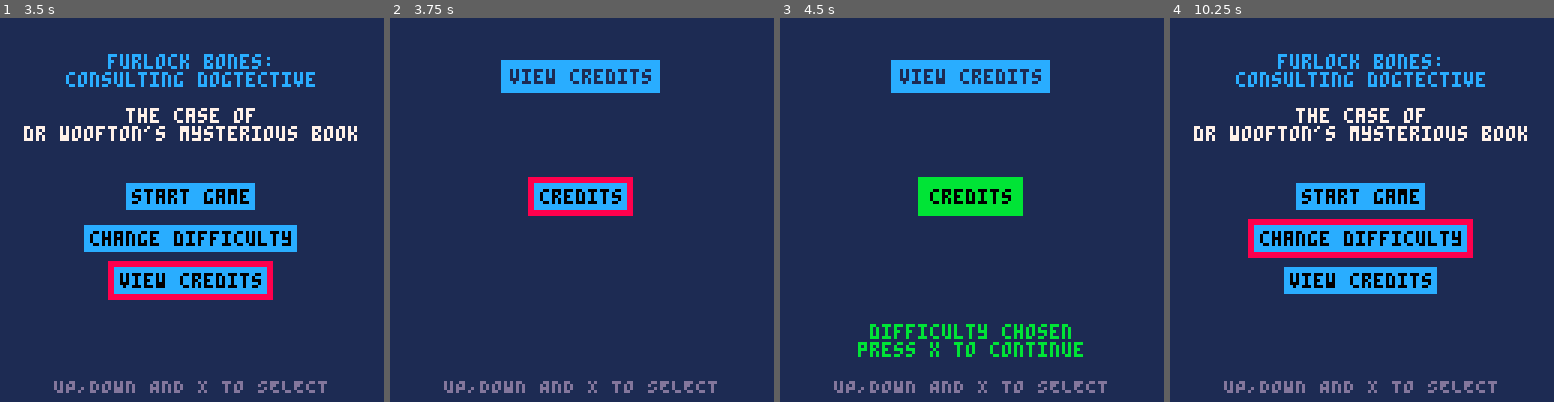
Above: before the commit, frames 1-4 (left to right).
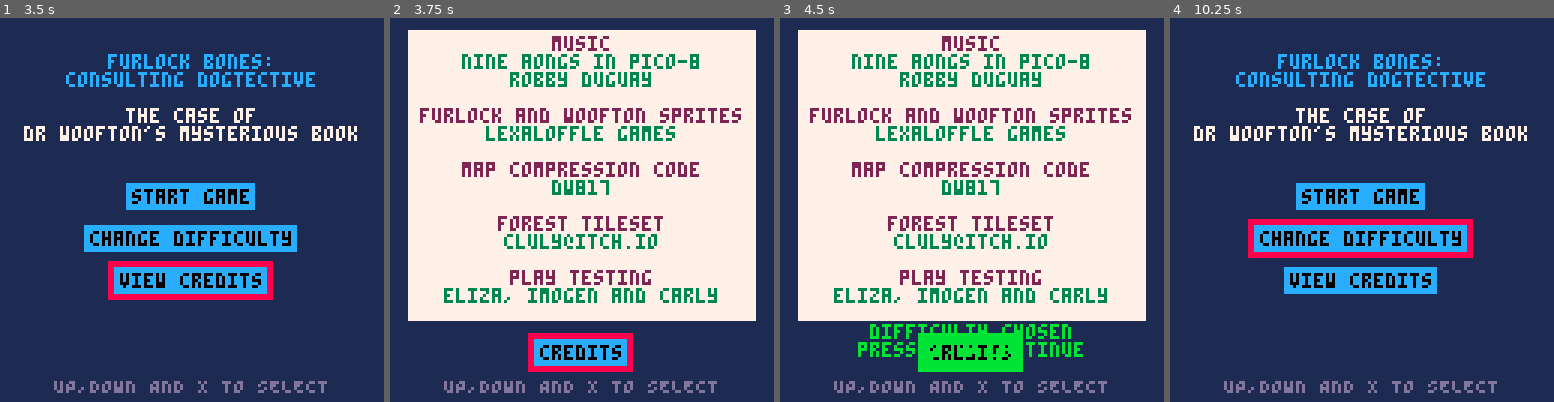
Above: after the commit, the same moments.

Repository: Mackeriah/FurlockBones-game
Game: PICO-8 cartridge furlock bones.p8
Same seed, same stepped clock (60 frames per second), same inputs: the game is played once before the commit and once after it.
Inputs:
- Up to frame 1 (3.5 s): tap O (Z key) at 0.33, 1.07, 2.22 s; tap Down at 0.7 s; tap X (X key) at 1.43, 2.07, 2.82 s; hold Up 1.97-2.63 s; hold Right 2.68-3.02 s; hold Down from 3.07 s (still down)
- Up to frame 2 (3.75 s): tap X (X key) at 3.57 s; tap O (Z key) at 3.72 s; release Down at 3.73 s
- Up to frame 3 (4.5 s): hold Left 3.78-4.12 s; hold Up from 4.17 s (still down); tap X (X key) at 4.32 s
- Up to frame 4 (10.25 s): release Up at 4.5 s; hold Left 4.55-5.05 s; tap X (X key) every 0.75 s from 5.07 to 9.57 s; hold Right 5.1-5.93 s; tap O (Z key) every 1.5 s from 5.22 to 9.72 s; hold Up 5.98-6.65 s; hold Right 6.7-7.03 s; hold Down 7.08-7.75 s; hold Left 7.8-8.13 s; hold Up 8.18-8.52 s; hold Left 8.57-9.07 s; hold Right 9.12-9.95 s; hold Up from 10 s (still down)

Frame 1 is identical in both runs. In frame 2, 71% of the frame differs, in the area x 4-96%, y 3-93%; in frame 3, 71%; in frame 4, nothing differs.

Commit message:
credits
seriously hacky though

Diff:
--- a/furlock bones.p8
+++ b/furlock bones.p8
@@ -47,6 +47,7 @@
 	pages = {}
 	leafCount = 0
 	pageCount = 0
+	credits = false
 end
 
 function _update60()
@@ -82,6 +83,7 @@
 	-- player.x-20,player.y-20,8
 	--print("wrong: "..wordgame.wrongGuesses,20,10,8)
 	--print("max: "..wordgame.maximumGuesses)
+	--print(credits)
 end
 
 function draw_game()
@@ -153,6 +155,28 @@
 		objective.newObjective = false
 		animateObjective = false
 	end
+end
+
+function draw_credits()
+	rectfill(6, 4, 121, 100, 7) -- background colour
+	print_centered("music", 6,2)
+	print_centered("nine aongs in pico-8", 12,3)
+	print_centered("robby duguay",18 ,3)
+	print_centered("furlock and woofton sprites", 30,2)
+	print_centered("lexaloffle games",36,3)
+	print_centered("map compression code", 48,2)
+	print_centered("dw817",54,3)
+	print_centered("forest tileset", 66,2)
+	print_centered("cluly@itch.io",72,3)
+	print_centered("play testing", 84,2)
+	print_centered("eliza, imogen and carly", 90,3)
+	--print_centered("cluly@itch.io",96,3)
+	-- scrolling text
+	-- if vloc <= 25 then
+	-- 	vloc = 110
+	-- elseif vloc <=vloc then
+	-- 	vloc -= 0.25
+	-- end
 end
 
 
@@ -464,6 +488,7 @@
 function wordgame_draw_questions()
 
 	if wordgame.state == "menu" then
+		credits = false
 		rectfill(0, 0, 127, 127, 1) -- background colour
 		print_centered("furlock bones:", 12, 12)
 		print_centered("consulting dogtective", 18, 12)
@@ -486,22 +511,25 @@
 	end
 
 	if (btnp(❎)) then
-			if wordgame.state == "menu" then
-				if wordgame.selectedQuestion == 1 then
-					activeGame = true
-					wordgame.displayed = false
-				else
-					wordgame.state = "menuItems"
-				end
-			elseif wordgame.state == "questionList" then
-				wordgame.state = "chosenQuestion"
-			end
-			--[[ this updates the answered array using whatever the chosen question number
-				was and sets it as true, so that when all questions are true we know
-				the player has completed the wordgame ]]
-			if wordgame.state == "questionList" or wordgame.state == "chosenQuestion" then
-				wordgame.answered[wordgame.selectedQuestion] = true
-			end
+		if wordgame.state == "menu" then
+			if wordgame.selectedQuestion == 1 then
+				activeGame = true
+				wordgame.displayed = false
+			elseif wordgame.selectedQuestion == 3 then
+				credits = true
+				wordgame.state = "menuItems"
+			else
+				wordgame.state = "menuItems"
+			end
+		elseif wordgame.state == "questionList" then
+			wordgame.state = "chosenQuestion"
+		end
+		--[[ this updates the answered array using whatever the chosen question number
+			was and sets it as true, so that when all questions are true we know
+			the player has completed the wordgame ]]
+		if wordgame.state == "questionList" or wordgame.state == "chosenQuestion" then
+			wordgame.answered[wordgame.selectedQuestion] = true
+		end
 	end
 
 	-- determine longest question
@@ -557,6 +585,7 @@
 		else wordgame.selectedQuestion -= 1 end
 	end
 
+	-- check if all questions are answered correctly
 	if wordgame.answered[1] == true
 		and wordgame.answered[2] == true
 		and wordgame.answered[3] == true
@@ -621,12 +650,14 @@
 		end
 	end
 
-
  -- ** QUESTION LOGIC**
  	cls()
 	-- if using menu
 	if wordgame.state == "menuItems" then
 		rectfill(0, 0, 127, 127, 1) -- background colour
+		if credits == true then
+			draw_credits()
+		end
 	-- if using wordgame
 	elseif wordgame.state == "chosenQuestion" then
 		rectfill(0, 0, 127, 127, 7) -- draw background screen colour
@@ -653,14 +684,21 @@
 	local textbox_height = textbox_y + 6
 
 	-- draw outer border text box
-	rectfill(textbox_x-2, textbox_y-2, textbox_width+2, textbox_height+2, 12)
+	if credits == true then
+		-- rectfill(textbox_x+8, textbox_y-12, textbox_width-8, textbox_height-6, 12)
+	else
+		rectfill(textbox_x-2, textbox_y-2, textbox_width+2, textbox_height+2, 12)
+	end
 
 	-- write question at top of screen
 	local txt = wordgame.allQuestions[wordgame.selectedQuestion]
 	local tx = camera_x + 64 - #txt * 2 -- centre text based on length of string txt
 	local ty = textbox_y -5+(1*6) -- padding for top of box but because for loop starts at 1 we need to subtract 5
-	print(txt, tx, ty, 1)
-
+	if credits == true then
+		--print_centered("credits", ty-9,7)
+	else
+		print(txt, tx, ty, 1)
+	end
  -- ** ANSWER LOGIC **
 	-- #wordgame.answers this is how many answers there are and thus how many boxes we need
 	-- determine longest line of text
@@ -676,7 +714,11 @@
 
 	-- vertical text box location
 	if wordgame.state == "menuItems" then
-		textbox_yy = camera_y + 48 -- first chosen menu option
+		if credits == true then
+			textbox_yy = camera_y + 100 -- first chosen menu option
+		else
+			textbox_yy = camera_y + 48
+		end
 	else
 		textbox_yy = camera_y + 22 -- first question starts here
 	end
@@ -694,22 +736,21 @@
 		--rectfill(tx-4,ty-4,tx+#txt*4+2,ty+6+2,8) -- this draws the border (to select answer)
 		rectfill(tx-2,ty-2,tx+#txt*4,ty+6,12) -- this draws the box
 	end
-
-		if wordgame.selectedAnswer == i then
-			if wordgame.correct == "true" then
-				rectfill(tx-4,ty-4,tx+#txt*4+2,ty+6+2,11) -- colour green to indicate correct
-				rectfill(tx-2,ty-2,tx+#txt*4,ty+6,11) -- this draws the box
-			else
-				if wordgame.state == "menuItems" then
-					rectfill(tx-4,ty-4,tx+#txt*4+2,ty+6+2,8) -- this draws the border (to select answer)
-					rectfill(tx-2,ty-2,tx+#txt*4,ty+6,12) -- this draws the box
-				elseif wordgame.state == "chosenQuestion" then
-					rectfill(tx-4,ty-4,tx+#txt*4+2,ty+6+2,8) -- this draws the border (to select answer)
-					rectfill(tx-2,ty-2,tx+#txt*4,ty+6,7) -- this draws the box
-				end
-			end
-		end
-		print(txt, tx, ty, 0) -- print the answers in the boxes
+	if wordgame.selectedAnswer == i then
+		if wordgame.correct == "true" then
+			rectfill(tx-4,ty-4,tx+#txt*4+2,ty+6+2,11) -- colour green to indicate correct
+			rectfill(tx-2,ty-2,tx+#txt*4,ty+6,11) -- this draws the box
+		else
+			if wordgame.state == "menuItems" then
+				rectfill(tx-4,ty-4,tx+#txt*4+2,ty+6+2,8) -- this draws the border (to select answer)
+				rectfill(tx-2,ty-2,tx+#txt*4,ty+6,12) -- this draws the box
+			elseif wordgame.state == "chosenQuestion" then
+				rectfill(tx-4,ty-4,tx+#txt*4+2,ty+6+2,8) -- this draws the border (to select answer)
+				rectfill(tx-2,ty-2,tx+#txt*4,ty+6,7) -- this draws the box
+			end
+		end
+	end
+	print(txt, tx, ty, 0) -- print the answers in the boxes
 	end
 
 	-- use up and down to select a question
